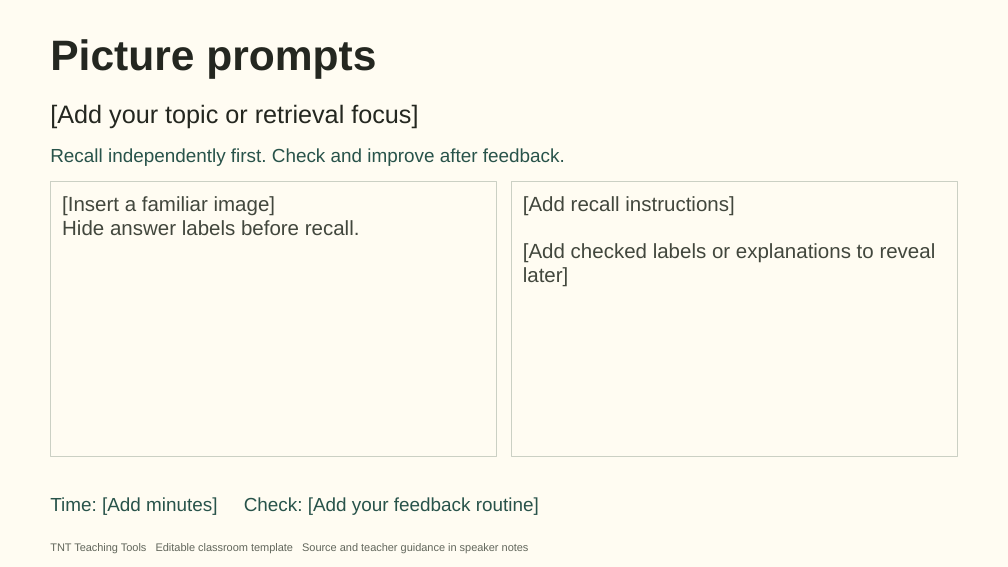
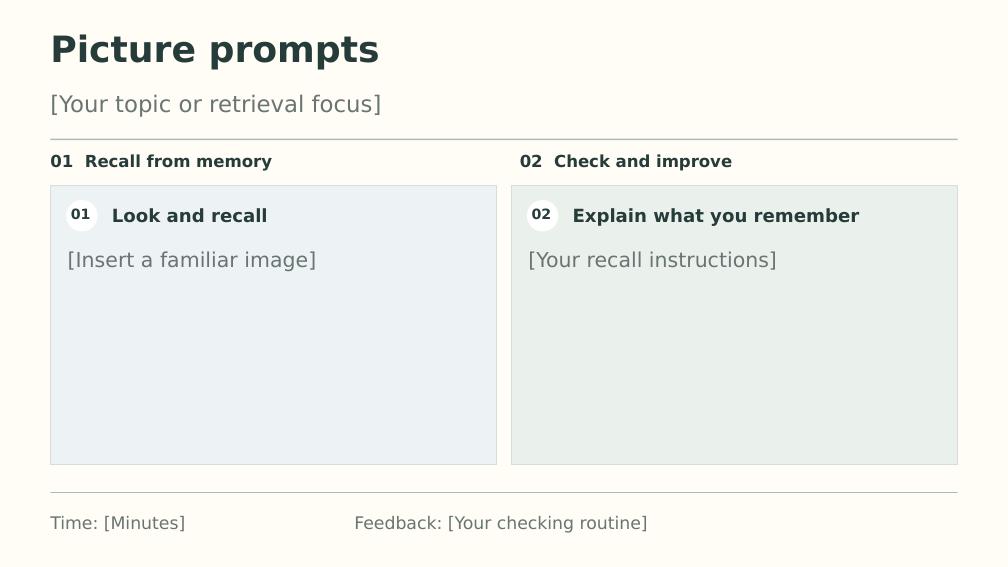
Before and after one commit to tnt-teaching-tools/cold-call-classroom, a slide deck: slide 10 of public/retrieval-powerpoint-templates.pptx. Drawn at 1008x567 pixels with LibreOffice and Linux fonts; fonts in the diff are those of the drawing. Boxes give left, top, right and bottom in pixels: in the first picture for what was removed or moved away, otherwise in the second. Text is boxed around its words. In the diff, an @@ line names an element or a change of style, - is before the commit and + after.

Commit message:
Refresh unbranded retrieval templates and link readable research summaries

```diff
--- a/public/retrieval-powerpoint-templates.pptx
+++ b/public/retrieval-powerpoint-templates.pptx
@@ background #FFFCF2 to #FFFDF5 @@
@@ text "Picture prompts" at [50, 34, 380, 70]: size 40.5 to 34.5 pt, font Arial to DejaVu Sans, text colour #242720 to #263C3A @@
@@ text at [50, 94, 382, 117]: text changed; size 24 to 21.8 pt; font Arial to DejaVu Sans; text colour #242720 to #687572 @@
-[Add your topic or retrieval focus]
+[Your topic or retrieval focus]
@@ rectangle added at [51, 138, 958, 140], fill #A9BDB7 @@
@@ text added at [50, 154, 272, 171], 15.8 pt, text #263C3A, bold @@
+01 Recall from memory
@@ text at [520, 154, 732, 171]: text changed; size 18 to 15.8 pt; font Arial to DejaVu Sans; text colour #28534A to #263C3A; bold on @@
-Recall independently first. Check and improve after feedback.
+02 Check and improve
@@ rectangle: place and size @@
-rectangle at [51, 181, 498, 457]
+rectangle at [51, 186, 498, 465]
@@ rectangle at [51, 186, 498, 465]: fill none to #EDF2F5; outline #CBD0C4 0.75 pt to #D4DFDB 0.75 pt @@
@@ text in rectangle at [62, 196, 360, 235]: text removed @@
-[Insert a familiar image]
-Hide answer labels before recall.
@@ ellipse added at [67, 200, 98, 232], fill #FFFFFF @@
@@ text added at [71, 208, 91, 219], 13.5 pt, text #263C3A, bold @@
+01
@@ text added at [112, 208, 268, 223], 17.2 pt, text #263C3A, bold @@
+Look and recall
@@ rectangle: place and size @@
-rectangle at [511, 181, 958, 457]
+rectangle at [511, 186, 958, 465]
@@ rectangle at [511, 186, 958, 465]: fill none to #EAF1EC; outline #CBD0C4 0.75 pt to #D4DFDB 0.75 pt @@
@@ text in rectangle at [523, 196, 936, 287]: text removed @@
-[Add recall instructions]
-[Add checked labels or explanations to reveal later]
@@ ellipse added at [527, 200, 559, 232], fill #FFFFFF @@
@@ text added at [532, 208, 552, 219], 13.5 pt, text #263C3A, bold @@
+02
@@ text added at [573, 208, 860, 226], 17.2 pt, text #263C3A, bold @@
+Explain what you remember
@@ text added at [68, 251, 316, 271], 19.5 pt, text #687572 @@
+[Insert a familiar image]
@@ text added at [528, 251, 777, 270], 19.5 pt, text #687572 @@
+[Your recall instructions]
@@ text removed at [50, 497, 539, 515] @@
-Time: [Add minutes] Check: [Add your feedback routine]
@@ rectangle added at [51, 492, 958, 493], fill #A9BDB7 @@
@@ text added at [50, 516, 185, 532], 16.5 pt, text #687572 @@
+Time: [Minutes]
@@ text added at [354, 516, 648, 533], 16.5 pt, text #687572 @@
+Feedback: [Your checking routine]
@@ text removed at [50, 543, 529, 553] @@
-TNT Teaching Tools Editable classroom template Source and teacher guidance in speaker notes
```
Also in this commit, not shown: 12 other slides changed, 1 slide added, 1 slide removed, 42 other files.
